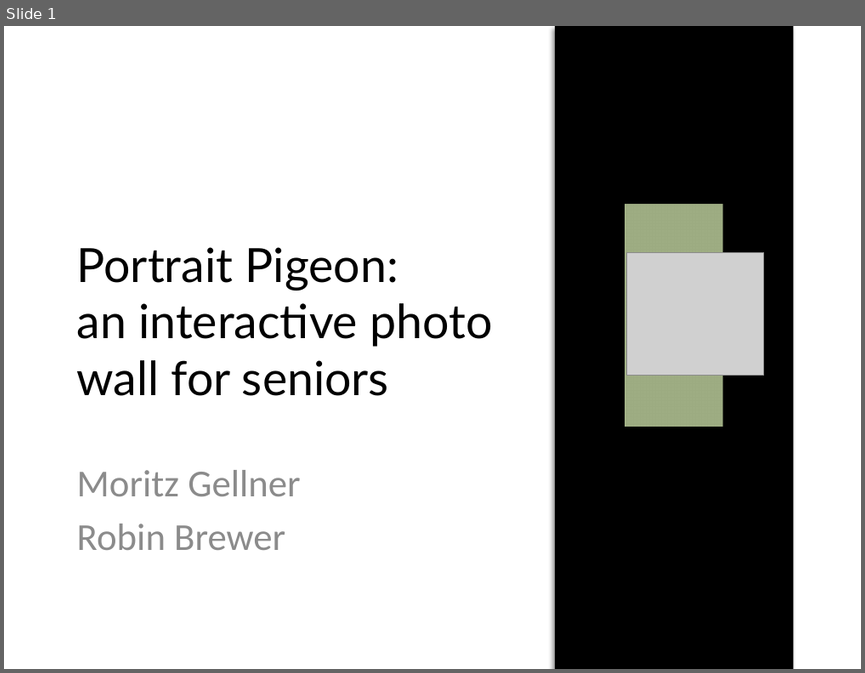
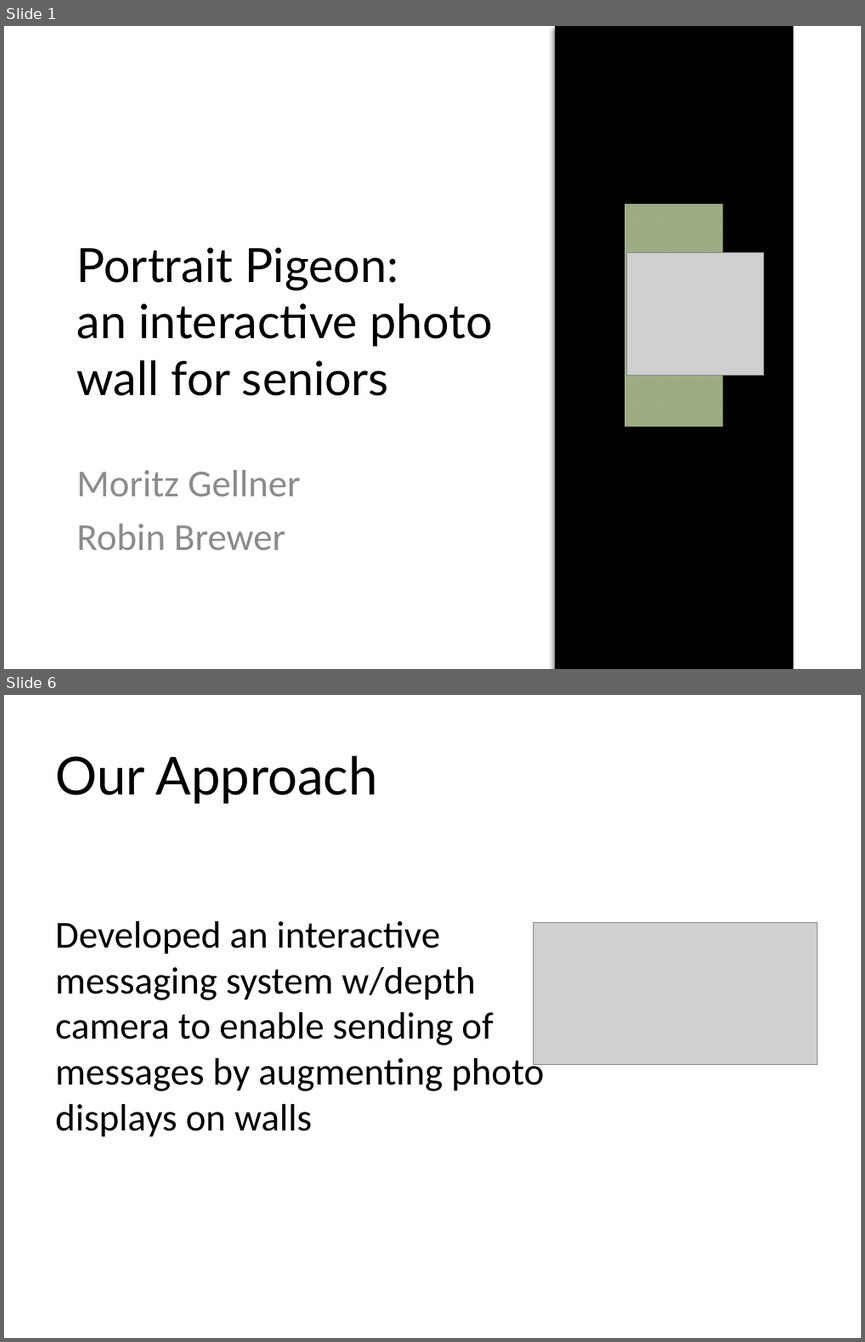
Before and after one commit to moritzg91/photo-wall, a slide deck: 525finalPres.pptx. Shown one above the other, each under a label of ours: slide 1 before the commit, slides 1 and 6 after it; the slides between them are not shown. The pictures are 865x673 and 865x1342 pixels, drawn with LibreOffice and Linux fonts; fonts in the diff are those of the drawing; grey boxes stand for pictures. Boxes give left, top, right and bottom in pixels: in the first picture for what was removed or moved away, otherwise in the second. Text is boxed around its words. In the diff, an @@ line names an element or a change of style, - is before the commit and + after.

```diff
--- a/525finalPres.pptx
+++ b/525finalPres.pptx
@@ slide 6 added at bbox=[4, 695, 861, 1338], background #FFFFFF @@
@@ title added at bbox=[55, 755, 377, 804], 44 pt, text #000000 @@
+Our Approach
@@ text added at bbox=[55, 921, 544, 1137], 32 pt, text #000000 @@
+Developed an interactive messaging system w/depth camera to enable sending of messages by augmenting photo displays on walls
@@ picture added at bbox=[533, 922, 817, 1064] @@
```
Also in this commit, not shown: 1 slide changed, 8 other slides added, 4 slides removed.
